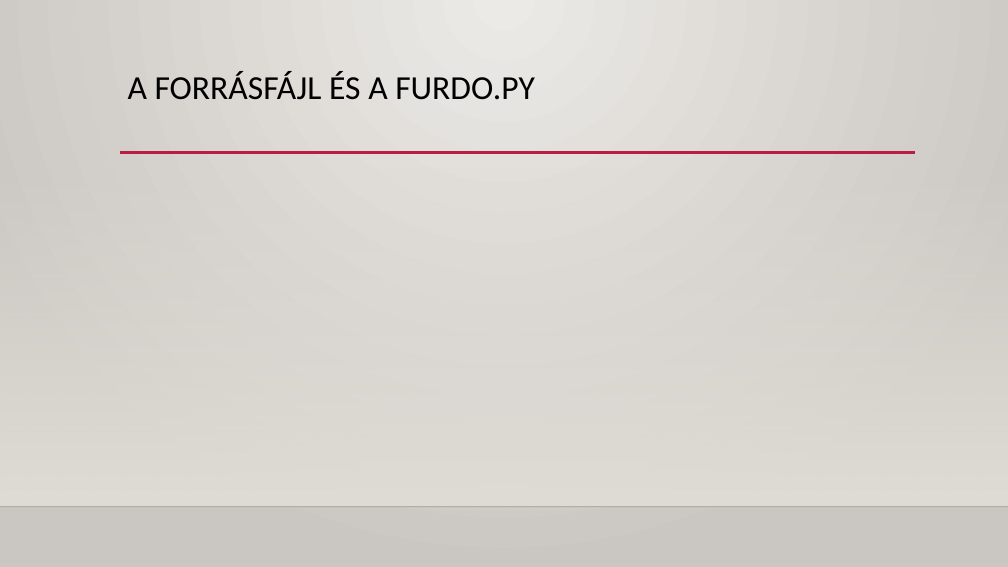
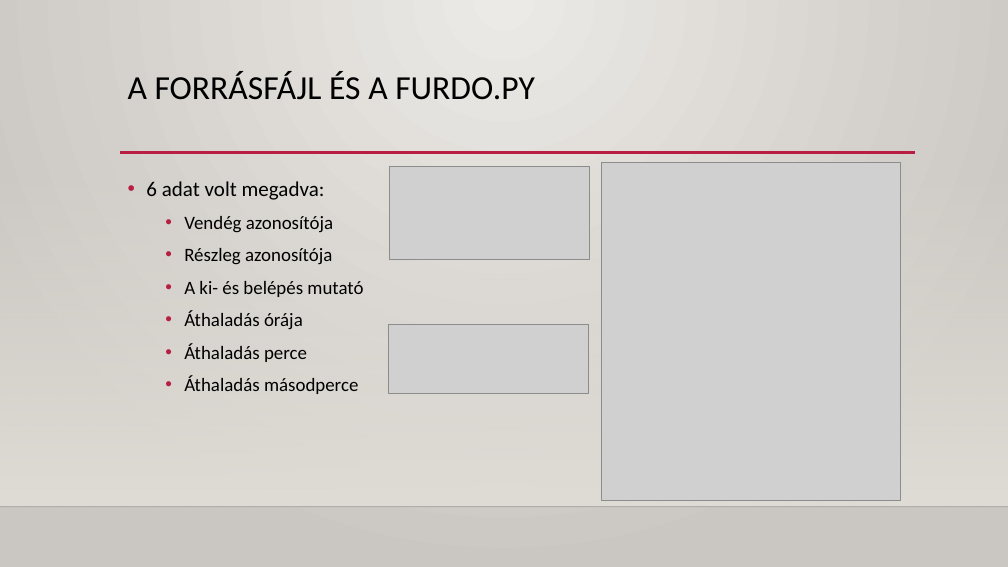
Before and after one commit to GerencserOliver/Proj1-Furdo-10A_D, a slide deck: slide 3 of Proj1-Furdo-10A_D.pptx. Drawn at 1008x567 pixels with LibreOffice and Linux fonts; fonts in the diff are those of the drawing; grey boxes stand for pictures; background and template pictures are left out. Boxes give left, top, right and bottom in pixels: in the first picture for what was removed or moved away, otherwise in the second. Text is boxed around its words. In the diff, an @@ line names an element or a change of style, - is before the commit and + after.

```diff
--- a/Proj1-Furdo-10A_D.pptx
+++ b/Proj1-Furdo-10A_D.pptx
@@ picture added at [390, 166, 590, 259] @@
@@ picture added at [602, 163, 901, 501] @@
@@ text added at [146, 181, 363, 394], 18 pt, text #000000 @@
+• 6 adat volt megadva:
+  • Vendég azonosítója
+  • Részleg azonosítója
+  • A ki- és belépés mutató
+  • Áthaladás órája
+  • Áthaladás perce
+  • Áthaladás másodperce
@@ picture added at [389, 325, 589, 394] @@
```
Also in this commit, not shown: 1 other slide changed, 6 slides added, 5 slides removed.
